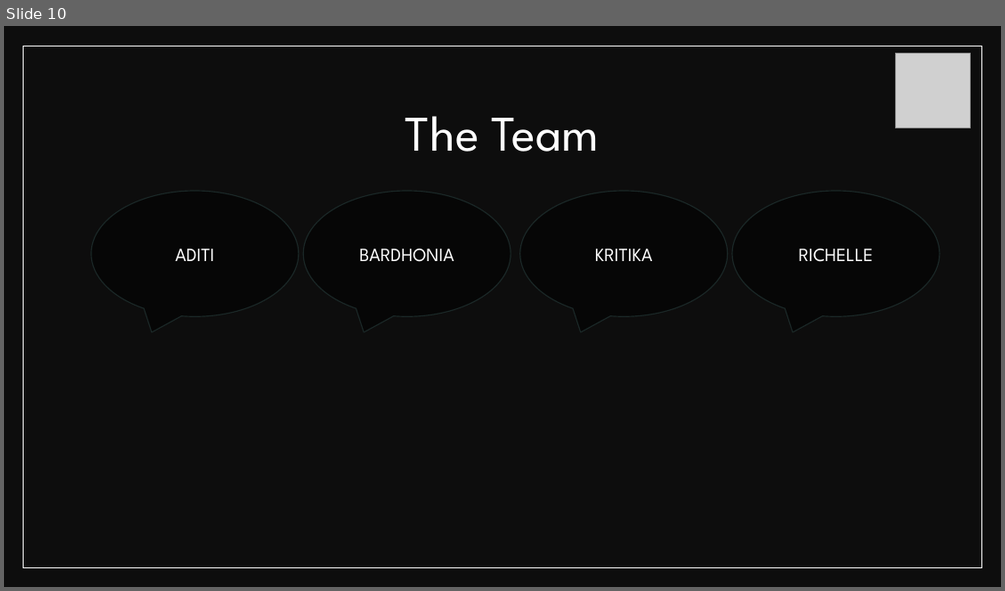
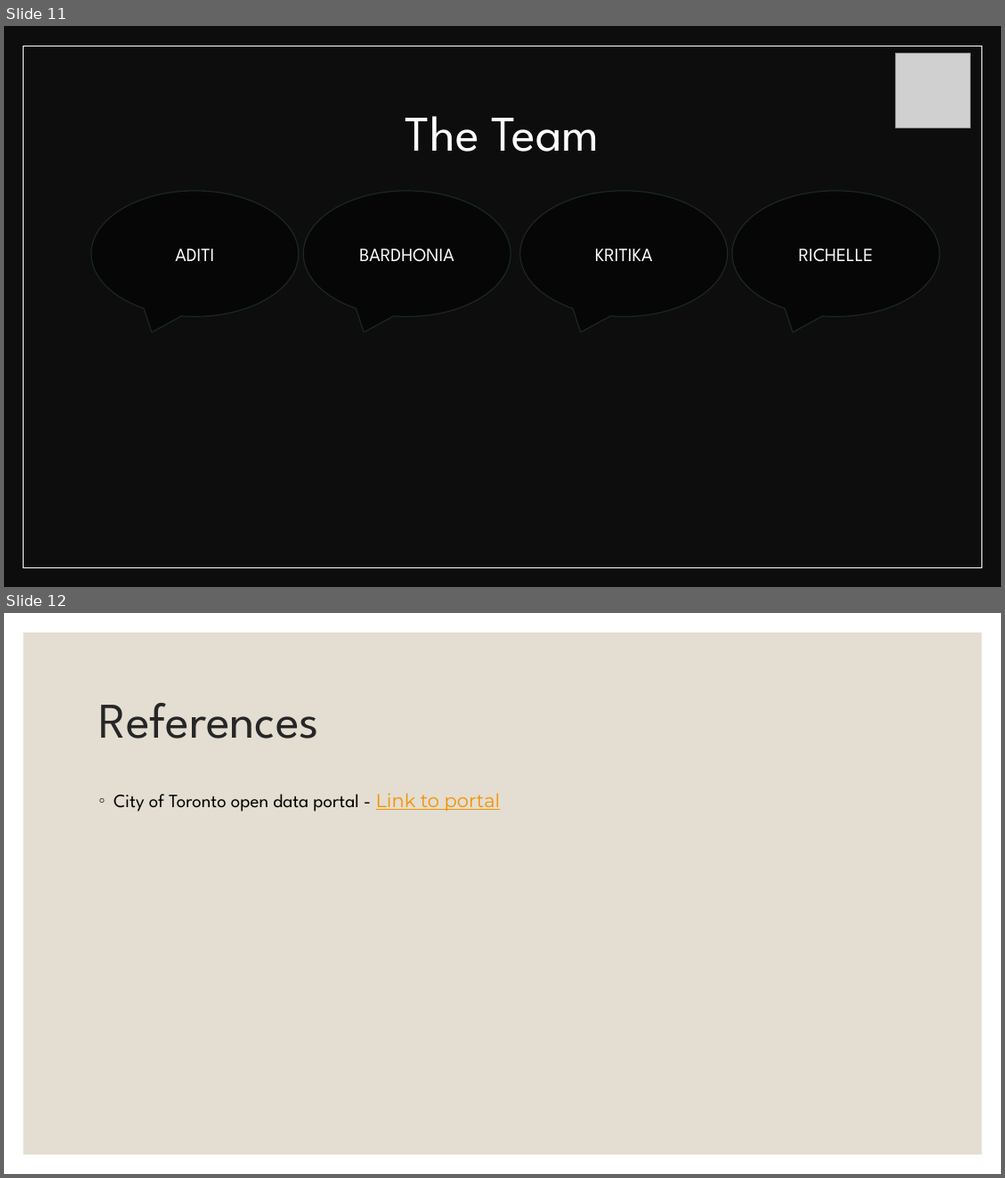
Before and after one commit to barharding/Crash-Detectives, a slide deck: Crash_Dectectives.pptx. Shown one above the other, each under a label of ours: slide 10 before the commit, slides 11 and 12 after it. The pictures are 1005x591 and 1005x1178 pixels, drawn with LibreOffice and Linux fonts; fonts in the diff are those of the drawing; grey boxes stand for pictures; background and template pictures are left out. Boxes give left, top, right and bottom in pixels: in the first picture for what was removed or moved away, otherwise in the second. Text is boxed around its words. In the diff, an @@ line names an element or a change of style, - is before the commit and + after.

```diff
--- a/Crash_Dectectives.pptx
+++ b/Crash_Dectectives.pptx
@@ slide 12 added at (4,613,1001,1174), background picture (left out) @@
@@ rectangle added at (24,633,982,1154), fill #E3DED1 @@
@@ title added at (98,703,319,738), 48 pt, text #262626 @@
+References
@@ text added at (113,793,501,811), 18 pt, text #000000 @@
+◦ City of Toronto open data portal - Link to portal
@@ what was slide 10 is now slide 11 @@
```
Also in this commit, not shown: 1 slide changed, 1 other slide added.
